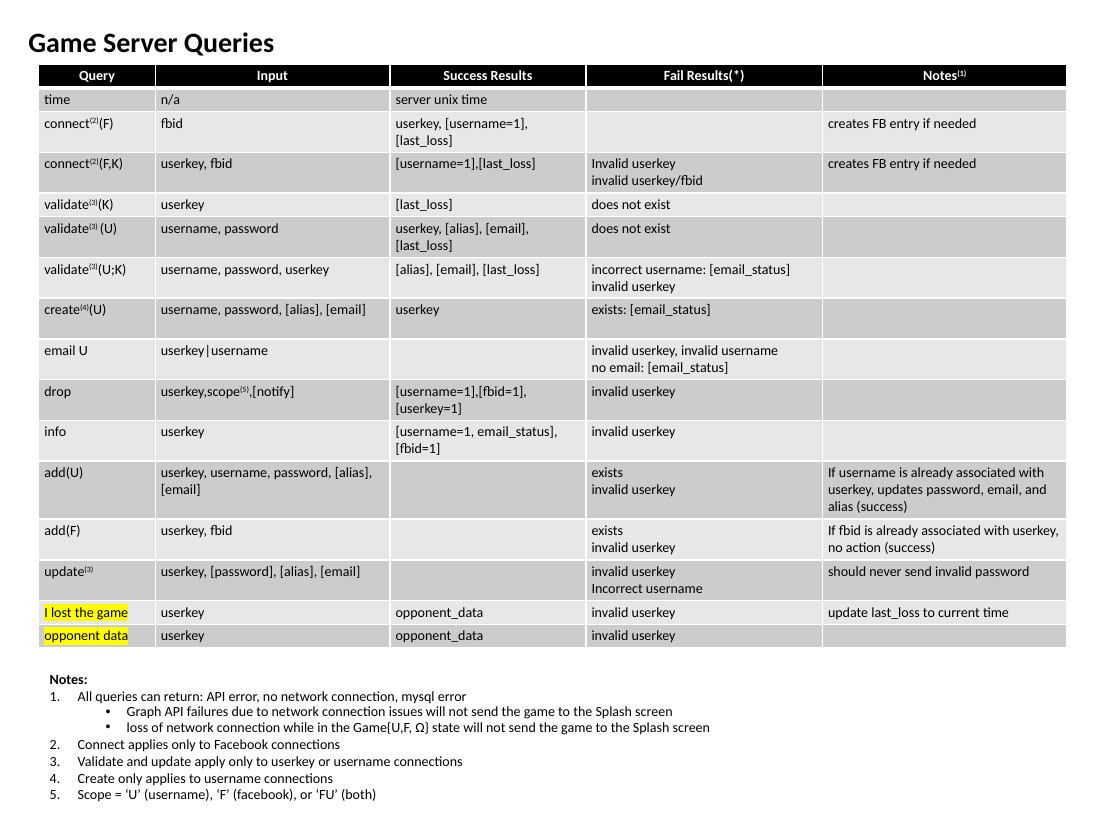
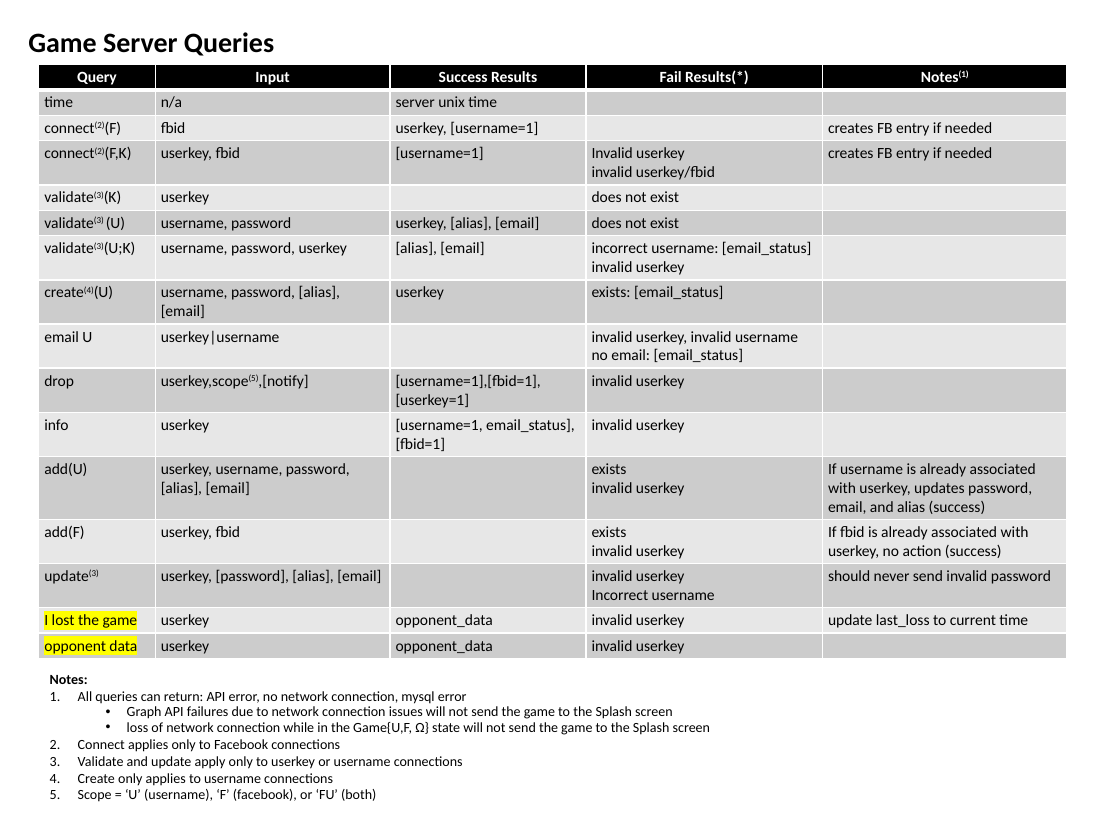
Before and after one commit to mikemayer67/TheGame, a slide deck: slide 9 of TheGameFlow.pptx. Drawn at 1120x840 pixels with LibreOffice and Linux fonts; fonts in the diff are those of the drawing. Boxes give left, top, right and bottom in pixels: in the first picture for what was removed or moved away, otherwise in the second. Text is boxed around its words. In the diff, an @@ line names an element or a change of style, - is before the commit and + after.

```diff
--- a/TheGameFlow.pptx
+++ b/TheGameFlow.pptx
@@ table at (39, 64, 1068, 658) @@
-row 3, column 3: userkey, [username=1],[last_loss]
+row 3, column 3: userkey, [username=1]
-row 4, column 3: [username=1],[last_loss]
+row 4, column 3: [username=1]
-row 5, column 3: [last_loss]
+row 5, column 3: 
-row 6, column 3: userkey, [alias], [email], [last_loss]
+row 6, column 3: userkey, [alias], [email]
-row 7, column 3: [alias], [email], [last_loss]
+row 7, column 3: [alias], [email]
@@ size 9 to 10 pt @@
```
Also in this commit, not shown: 1 other slide changed, 24 other files.
